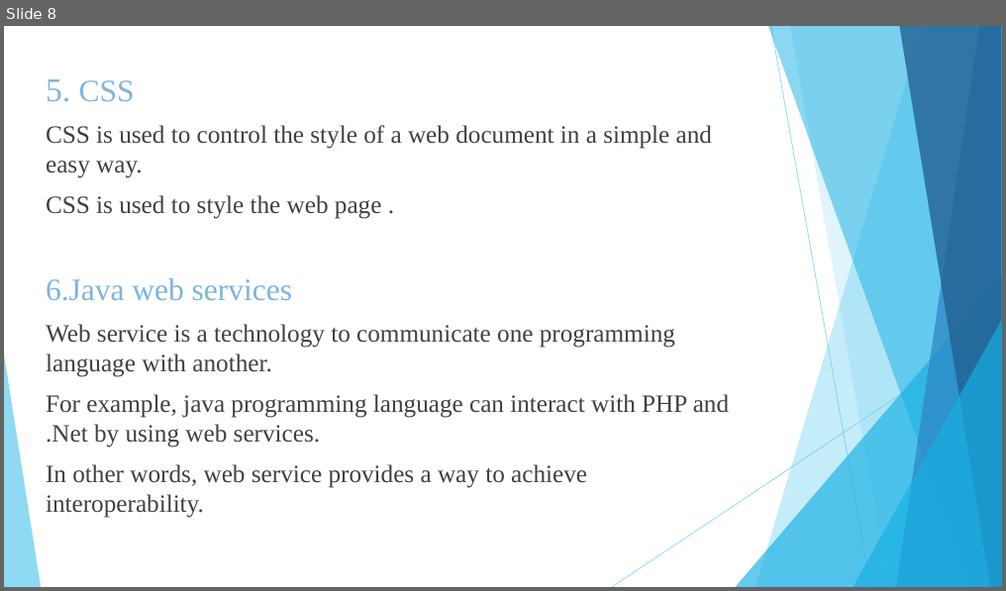
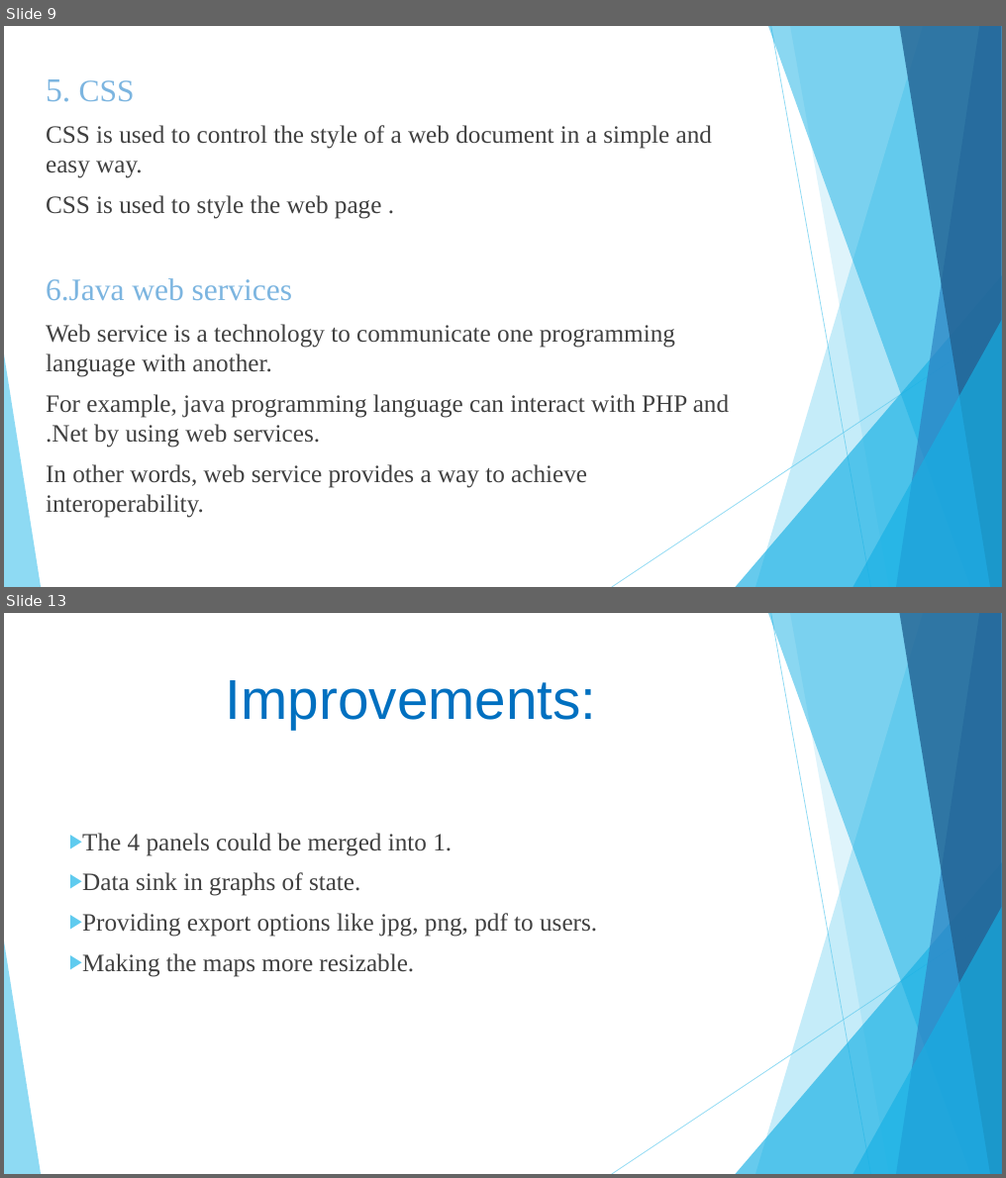
Before and after one commit to theshubhamp-zz/HAD, a slide deck: docs/HAD project.pptx. Shown one above the other, each under a label of ours: slide 8 before the commit, slides 9 and 13 after it; the slides between them are not shown. The pictures are 1006x591 and 1006x1178 pixels, drawn with LibreOffice and Linux fonts; fonts in the diff are those of the drawing. Boxes give left, top, right and bottom in pixels: in the first picture for what was removed or moved away, otherwise in the second. Text is boxed around its words. In the diff, an @@ line names an element or a change of style, - is before the commit and + after.

```diff
--- a/docs/HAD project.pptx
+++ b/docs/HAD project.pptx
@@ slide 13 added at box(4, 613, 1002, 1174), background #FFFFFF; not listed: 10 template elements that a slide beside it also shows @@
@@ title added at box(226, 680, 597, 729), 54 pt, text #0070C0 @@
+Improvements:
@@ text added at box(82, 833, 597, 977), 24 pt, text #404040 @@
+▶ The 4 panels could be merged into 1.
+▶ Data sink in graphs of state.
+▶ Providing export options like jpg, png, pdf to users.
+▶ Making the maps more resizable.
@@ what was slide 8 is now slide 9 @@
```
Also in this commit, not shown: 4 slides changed, 4 other slides added.
